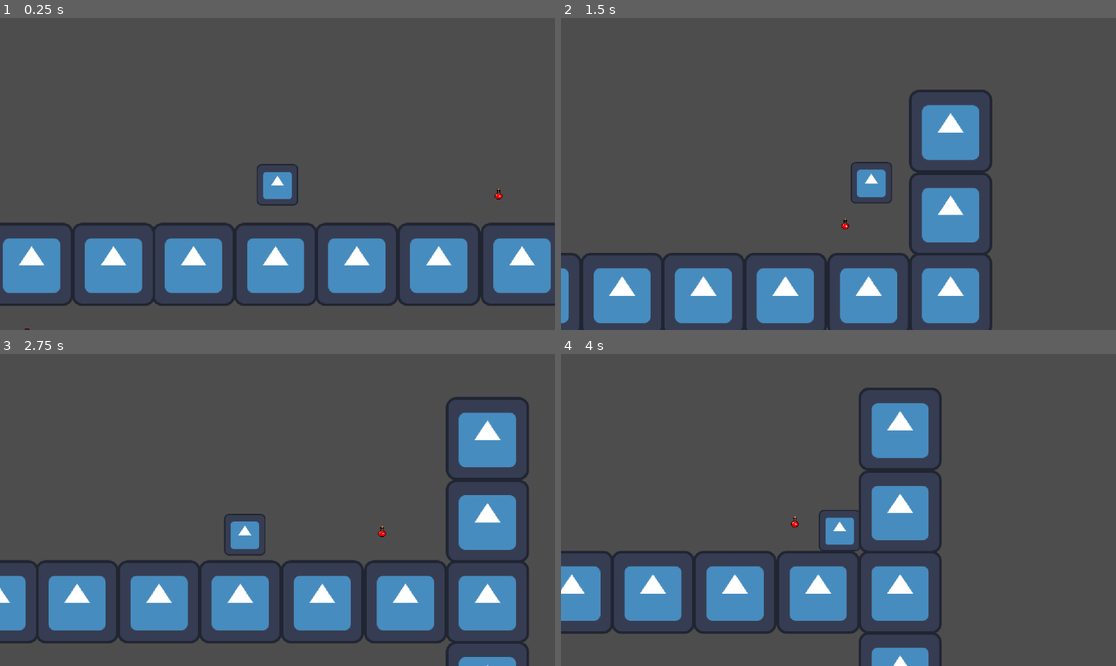
Above: before the commit, frames 1-4 (two rows, left to right).
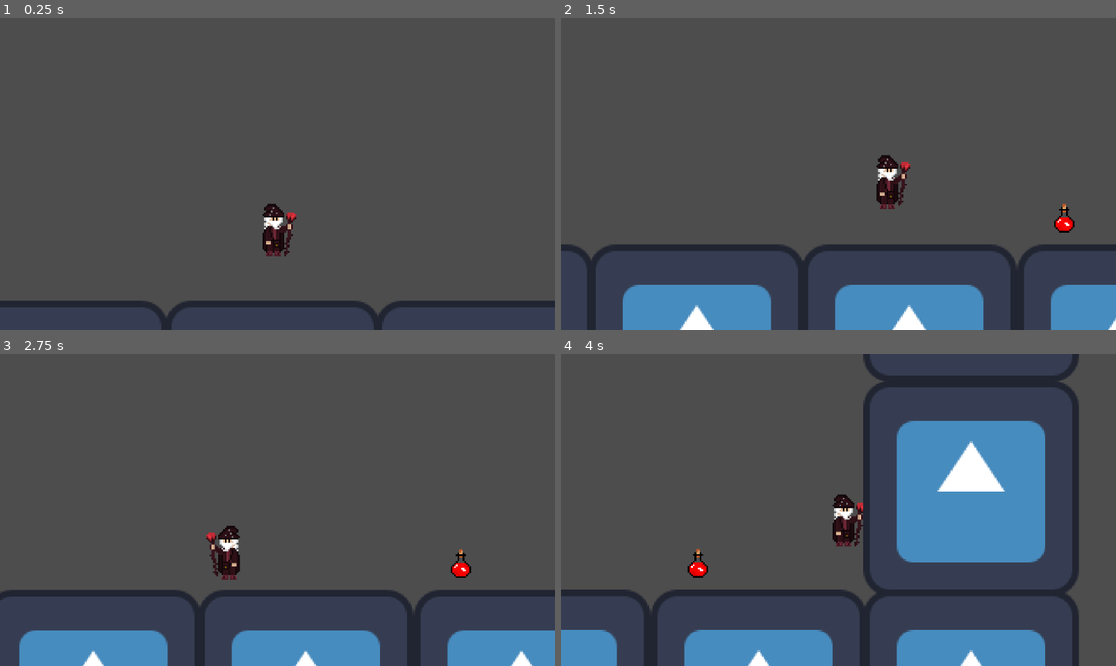
Above: after the commit, the same moments.

Repository: zSelimReborn/Project-Unitum
Game: Godot game, scene res://scenes/debug.tscn
Two runs of this game, one before a commit and one after it. Both use one fixed random seed, a clock stepped at 60 frames per second and the inputs below. The engine's default icon, where the game draws it, is replaced by a stand-in: a white triangle on a blue panel in a dark square.
Inputs (mouse positions are in pixels of both pictures, inside the frame that each line leads up to):
- Up to frame 1 (0.25 s): no input
- Up to frame 2 (1.5 s): move the mouse to (960, 158) at 0.52 s; press the mouse at (960, 158) at 0.53 s; hold D (move_right) from 0.53 s (still down); tap Space (jump) at 0.77, 0.8, 1.07, 1.35 s; move the mouse to (727, 189) at 1.27 s; release the mouse at (727, 189) at 1.28 s
- Up to frame 3 (2.75 s): tap Space (jump) at 1.52, 1.82, 2.3 s; click (166, 525) at 1.55 s; move the mouse to (333, 441) at 2.02 s; release D (move_right) at 2.03 s; hold Left (move_left) from 2.03 s (still down); hold 1 (change_element) from 2.03 s (still down)
- Up to frame 4 (4 s): move the mouse to (810, 572) at 2.77 s; release Left (move_left) at 2.78 s; release 1 (change_element) at 2.78 s; hold D (move_right) from 2.78 s (still down); click (810, 572) at 2.85 s; tap Space (jump) at 3.02, 3.32, 3.77, 3.8 s; move the mouse to (1005, 556) at 3.52 s; hold E (interact) from 3.53 s (still down)

The runs differ from the first frame. In frame 1, 17% of the frame differs, in the area x 0-100%, y 46-100%; in frame 2, 20%; in frame 3, 28%; in frame 4, 36%, in the area x 0-94%, y 0-100%.

Commit message:
Player now use AnimatedSprite and fixes
- Fixed marker in shadow state

Diff:
--- a/blueprints/characters/player.tscn
+++ b/blueprints/characters/player.tscn
@@ -1,15 +1,55 @@
-[gd_scene load_steps=8 format=3 uid="uid://dac3xdxvmds7h"]
+[gd_scene load_steps=13 format=3 uid="uid://dac3xdxvmds7h"]
 
 [ext_resource type="Script" path="res://scripts/player.gd" id="1_d67dp"]
 [ext_resource type="PackedScene" uid="uid://bn0tekli3d5oi" path="res://blueprints/gameplay/projectiles/fire.tscn" id="2_lnnts"]
-[ext_resource type="Texture2D" uid="uid://c4x77efdkdtmg" path="res://icon.svg" id="2_xxdfs"]
 [ext_resource type="PackedScene" uid="uid://b6rhifi5h1p36" path="res://blueprints/gameplay/projectiles/water.tscn" id="3_25mov"]
 [ext_resource type="PackedScene" uid="uid://cqmuveqfl0ahc" path="res://blueprints/gameplay/projectiles/earth.tscn" id="4_0y7ly"]
 [ext_resource type="PackedScene" uid="uid://dbxnsgdnf0rt8" path="res://blueprints/gameplay/projectiles/air.tscn" id="5_0qfmo"]
+[ext_resource type="Texture2D" uid="uid://cixs1cvvqcpxi" path="res://assets/character/animations/attack.tga" id="6_bnc62"]
+[ext_resource type="Texture2D" uid="uid://cfp7bqqx5gxmi" path="res://assets/character/animations/still.tga" id="6_qostj"]
+[ext_resource type="Texture2D" uid="uid://qlng36ryk8u0" path="res://assets/character/animations/walk_frame_1.tga" id="7_dhmqc"]
+[ext_resource type="Texture2D" uid="uid://chyn1qoach1ek" path="res://assets/character/animations/still_frame_2.tga" id="7_dmgbe"]
+[ext_resource type="Texture2D" uid="uid://6beols50ryma" path="res://assets/character/animations/walk_frame_2.tga" id="8_41cl3"]
+
+[sub_resource type="SpriteFrames" id="SpriteFrames_tobyk"]
+resource_local_to_scene = true
+animations = [{
+"frames": [{
+"duration": 1.0,
+"texture": ExtResource("6_bnc62")
+}],
+"loop": true,
+"name": &"attack",
+"speed": 5.0
+}, {
+"frames": [{
+"duration": 1.0,
+"texture": ExtResource("6_qostj")
+}, {
+"duration": 1.0,
+"texture": ExtResource("7_dmgbe")
+}],
+"loop": true,
+"name": &"idle",
+"speed": 5.0
+}, {
+"frames": [{
+"duration": 1.0,
+"texture": ExtResource("6_qostj")
+}, {
+"duration": 1.0,
+"texture": ExtResource("7_dhmqc")
+}, {
+"duration": 1.0,
+"texture": ExtResource("8_41cl3")
+}],
+"loop": true,
+"name": &"walk",
+"speed": 10.0
+}]
 
 [sub_resource type="CapsuleShape2D" id="CapsuleShape2D_dyw0a"]
-radius = 30.0
-height = 64.0
+height = 32.0
 
 [node name="Player" type="CharacterBody2D"]
 script = ExtResource("1_d67dp")
@@ -17,31 +57,38 @@
 water_ball_class = ExtResource("3_25mov")
 earth_ball_class = ExtResource("4_0y7ly")
 air_ball_class = ExtResource("5_0qfmo")
-walk_speed = 400.0
-jump_velocity = -450.0
+walk_speed = 250.0
+jump_velocity = -220.0
 max_health = 100.0
 base_damage = 25.0
 
-[node name="Sprite" type="Sprite2D" parent="."]
-position = Vector2(0, -32)
-scale = Vector2(0.5, 0.5)
-texture = ExtResource("2_xxdfs")
+[node name="AnimatedSprite2D" type="AnimatedSprite2D" parent="."]
+position = Vector2(0, -16)
+sprite_frames = SubResource("SpriteFrames_tobyk")
+animation = &"idle"
 
 [node name="CollisionVolume" type="CollisionShape2D" parent="."]
-position = Vector2(0, -32)
+position = Vector2(0, -16)
 shape = SubResource("CapsuleShape2D_dyw0a")
 
 [node name="Camera2D" type="Camera2D" parent="."]
 position = Vector2(0, -31)
-zoom = Vector2(1.35, 1.35)
+zoom = Vector2(3.5, 3.5)
 limit_bottom = 1000
 limit_smoothed = true
 position_smoothing_enabled = true
 position_smoothing_speed = 7.0
 
-[node name="RightMarker" type="Marker2D" parent="."]
-position = Vector2(47, -31)
+[node name="TRightMarker" type="Marker2D" parent="."]
+position = Vector2(10, -28)
 
-[node name="LeftMarker" type="Marker2D" parent="."]
-position = Vector2(-47, -31)
+[node name="TLeftMarker" type="Marker2D" parent="."]
+position = Vector2(-10, -28)
 rotation = 3.14159
+
+[node name="BLeftMarker" type="Marker2D" parent="."]
+position = Vector2(-10, -4)
+rotation = 3.14159
+
+[node name="BRightMarker" type="Marker2D" parent="."]
+position = Vector2(10, -4)
--- a/blueprints/gameplay/projectile.tscn
+++ b/blueprints/gameplay/projectile.tscn
@@ -4,17 +4,18 @@
 [ext_resource type="Texture2D" uid="uid://beymey1n6c1xi" path="res://assets/projectiles/water_ball.tga" id="2_theiv"]
 
 [sub_resource type="RectangleShape2D" id="RectangleShape2D_md8ra"]
-size = Vector2(20, 23)
+size = Vector2(13, 12)
 
 [node name="Projectile" type="Area2D"]
 script = ExtResource("1_ak1pj")
-speed = 700.0
+speed = 500.0
 
 [node name="Sprite2D" type="Sprite2D" parent="."]
+scale = Vector2(0.25, 0.25)
 texture = ExtResource("2_theiv")
 
 [node name="CollisionShape2D" type="CollisionShape2D" parent="."]
-position = Vector2(0, 0.5)
+position = Vector2(0.5, 0)
 shape = SubResource("RectangleShape2D_md8ra")
 
 [connection signal="body_entered" from="." to="." method="_on_body_entered"]
--- a/scenes/debug.tscn
+++ b/scenes/debug.tscn
@@ -61,7 +61,7 @@
 position = Vector2(-504, 115)
 
 [node name="ShadowPortal" parent="." node_paths=PackedStringArray("spawn_point") instance=ExtResource("3_kykmj")]
-position = Vector2(340, 9)
+position = Vector2(340, 38)
 spawn_point = NodePath("../ShadowSpawnPoint")
 
 [node name="ShadowSpawnPoint" type="Node2D" parent="."]
@@ -71,6 +71,6 @@
 position = Vector2(-383, 46)
 
 [node name="CharaterPortal" parent="." node_paths=PackedStringArray("spawn_point") instance=ExtResource("3_kykmj")]
-position = Vector2(-385, 220)
+position = Vector2(-385, 194)
 rotation = 3.14159
 spawn_point = NodePath("../CharaterSpawnPoint")
--- a/scripts/base_character.gd
+++ b/scripts/base_character.gd
@@ -3,7 +3,7 @@
 extends CharacterBody2D
 
 # On Ready
-@onready var sprite = $Sprite
+@onready var sprite = $AnimatedSprite2D
 
 # Properties
 @export var walk_speed : float
@@ -50,6 +50,15 @@
 		velocity.y += gravity * delta
 
 	move_and_slide()
+	process_animation(delta)
+
+func process_animation(delta):
+	if is_on_floor():
+		if velocity.length_squared() > 0:
+			sprite.play("walk")
+			return
+
+	sprite.play("idle")
 
 # Health management
 func die():
--- a/scripts/player.gd
+++ b/scripts/player.gd
@@ -3,8 +3,10 @@
 extends BaseCharacter
 
 # On Ready
-@onready var right_marker = $RightMarker
-@onready var left_marker = $LeftMarker
+@onready var t_right_marker = $TRightMarker
+@onready var t_left_marker = $TLeftMarker
+@onready var b_right_marker = $BRightMarker
+@onready var b_left_marker = $BLeftMarker
 
 #Properties
 @export var fire_ball_class : PackedScene
@@ -16,6 +18,7 @@
 var current_element : Types.Elements = Types.Elements.FIRE
 var state : Types.PlayerState = Types.PlayerState.Character
 var element_abilities = {}
+var markers = {}
 var marker = null
 var current_interactable : BaseInteractable = null
 
@@ -54,6 +57,7 @@
 	owner.add_child(projectile)
 	projectile.instigator = self
 	projectile.transform = marker.global_transform
+	sprite.play("attack")
 
 func change_element(keycode):
 	if not element_input_mapping.has(keycode):
@@ -63,10 +67,7 @@
 
 func flip_sprite(left: bool):
 	super(left)
-	if left:
-		marker = left_marker
-	else:
-		marker = right_marker
+	select_marker(left)
 
 func interact():
 	if current_interactable == null:
@@ -90,6 +91,7 @@
 	sprite.flip_v = not sprite.flip_v
 	jump_velocity = -jump_velocity
 	up_direction.y = -up_direction.y
+	select_marker(sprite.flip_h)
 	if is_shadow():
 		sprite.modulate.a = 0.5
 	else:
@@ -98,7 +100,8 @@
 func _ready():
 	Input.set_mouse_mode(Input.MOUSE_MODE_HIDDEN)
 	setup_projectiles()
-	marker = right_marker
+	setup_markers()
+	select_marker(false)
 
 func setup_projectiles():
 	element_abilities = {
@@ -107,3 +110,13 @@
 		Types.Elements.EARTH: earth_ball_class,
 		Types.Elements.AIR: air_ball_class
 	}
+
+func setup_markers():
+	markers = {
+		Types.PlayerState.Character: [t_right_marker, t_left_marker],
+		Types.PlayerState.Shadow: [b_right_marker, b_left_marker]
+	}
+
+func select_marker(left: bool):
+	var marker_index = int(left)
+	marker = markers[state][marker_index]
